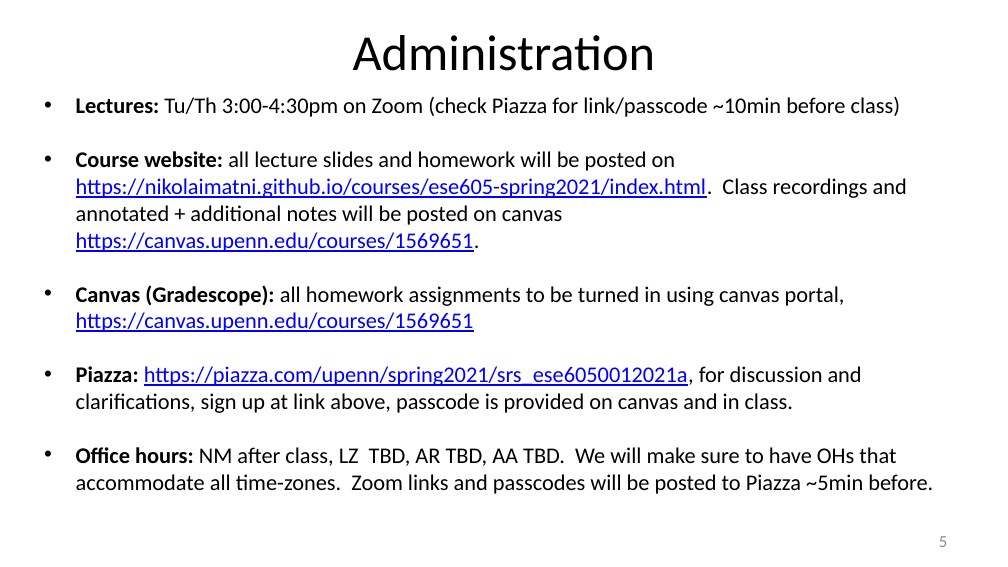
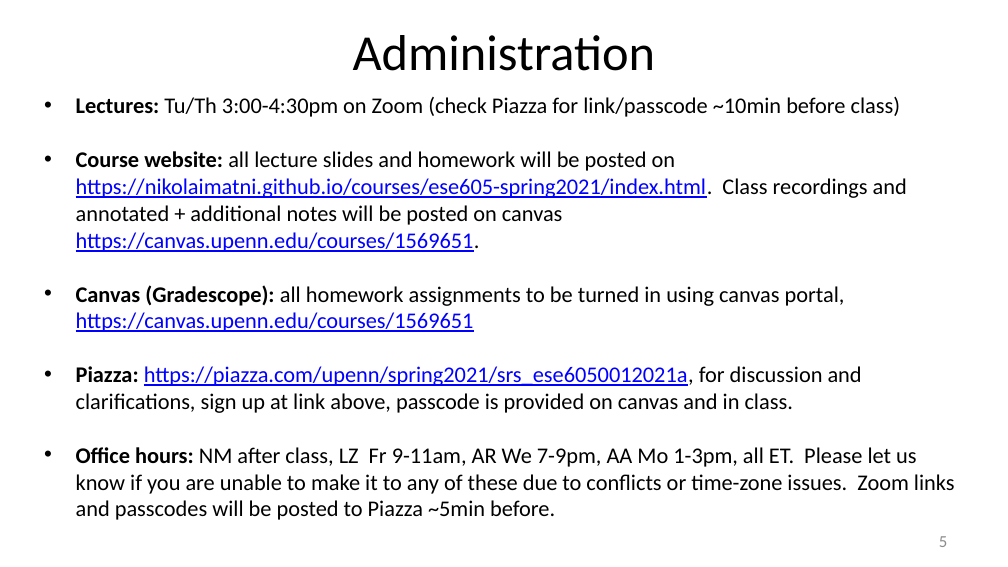
Before and after one commit to nikolaimatni/nikolaimatni.github.io, a slide deck: slide 6 of courses/ese605-spring2021/lecture-slides/logistics.pptx. Drawn at 1008x567 pixels with LibreOffice and Linux fonts; fonts in the diff are those of the drawing. Boxes give left, top, right and bottom in pixels: in the first picture for what was removed or moved away, otherwise in the second. Text is boxed around its words. In the diff, an @@ line names an element or a change of style, - is before the commit and + after.

```diff
--- a/courses/ese605-spring2021/lecture-slides/logistics.pptx
+++ b/courses/ese605-spring2021/lecture-slides/logistics.pptx
@@ text at bbox=[76, 447, 955, 520]: text changed @@
-• Office hours: NM after class, LZ TBD, AR TBD, AA TBD. We will make sure to have OHs that accommodate all time-zones. Zoom links and passcodes will be posted to Piazza ~5min before.
+• Office hours: NM after class, LZ Fr 9-11am, AR We 7-9pm, AA Mo 1-3pm, all ET. Please let us know if you are unable to make it to any of these due to conflicts or time-zone issues. Zoom links and passcodes will be posted to Piazza ~5min before.
```
Also in this commit, not shown: 4 other files.
